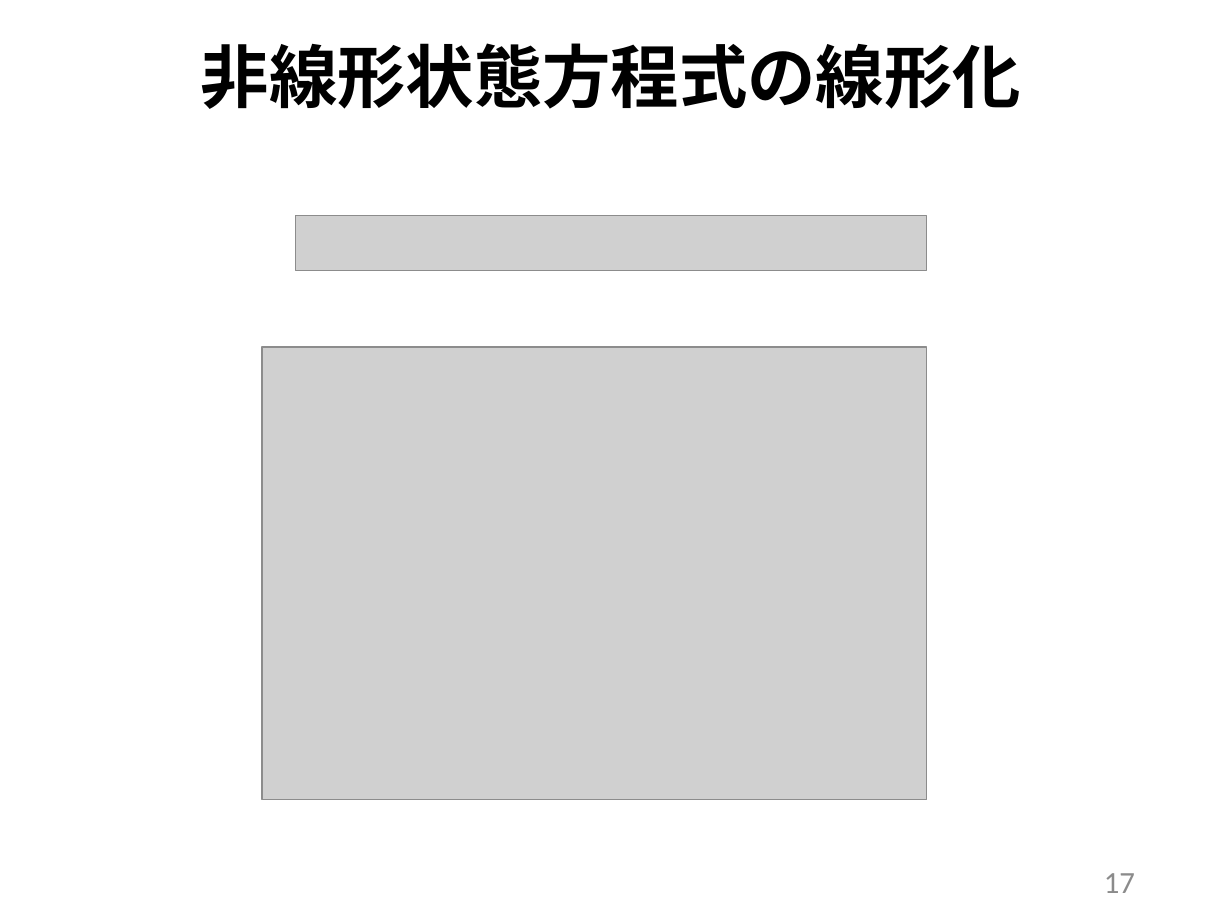
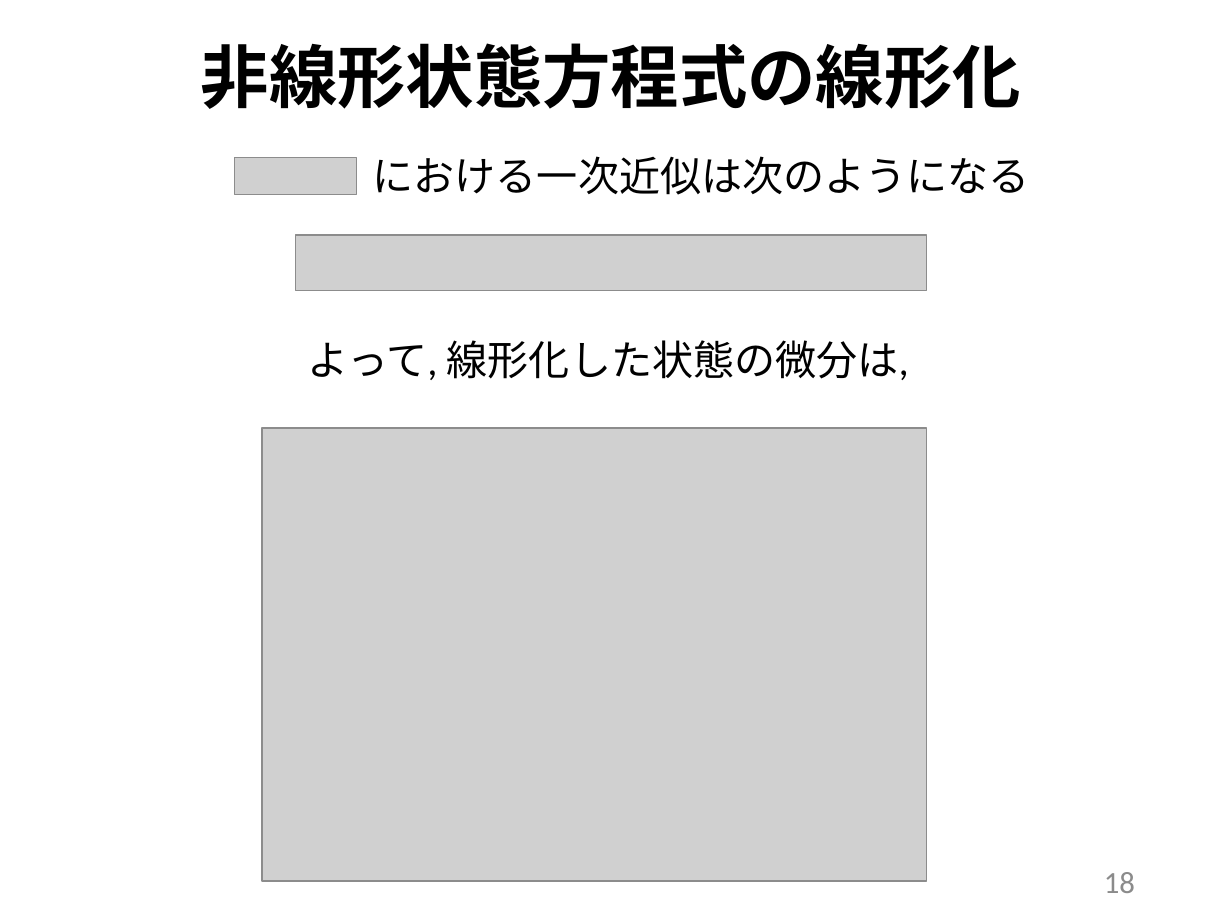
Before and after one commit to arabian9ts/Pendulum, a slide deck: slide 18 of presentation/pendulum_theory.pptx (slide 17 before the commit). Drawn at 1232x924 pixels with LibreOffice and Linux fonts; fonts in the diff are those of the drawing; grey boxes stand for pictures. Boxes give left, top, right and bottom in pixels: in the first picture for what was removed or moved away, otherwise in the second. Text is boxed around its words. In the diff, an @@ line names an element or a change of style, - is before the commit and + after.

```diff
--- a/presentation/pendulum_theory.pptx
+++ b/presentation/pendulum_theory.pptx
@@ picture added at box(234, 158, 356, 195) @@
@@ text added at box(373, 156, 1030, 195), 24 pt, text #000000 @@
+における一次近似は次のようになる
@@ picture: place and size @@
-picture at box(296, 216, 926, 271)
+picture at box(296, 235, 926, 291)
@@ text added at box(307, 340, 909, 380), 24 pt, text #000000 @@
+よって, 線形化した状態の微分は,
@@ picture: place and size @@
-picture at box(262, 347, 928, 801)
+picture at box(262, 428, 928, 881)
@@ page number at box(1104, 872, 1135, 893): text changed @@
-17
+18
```
Also in this commit, not shown: 16 other slides changed, 2 slides added, 1 slide removed.
